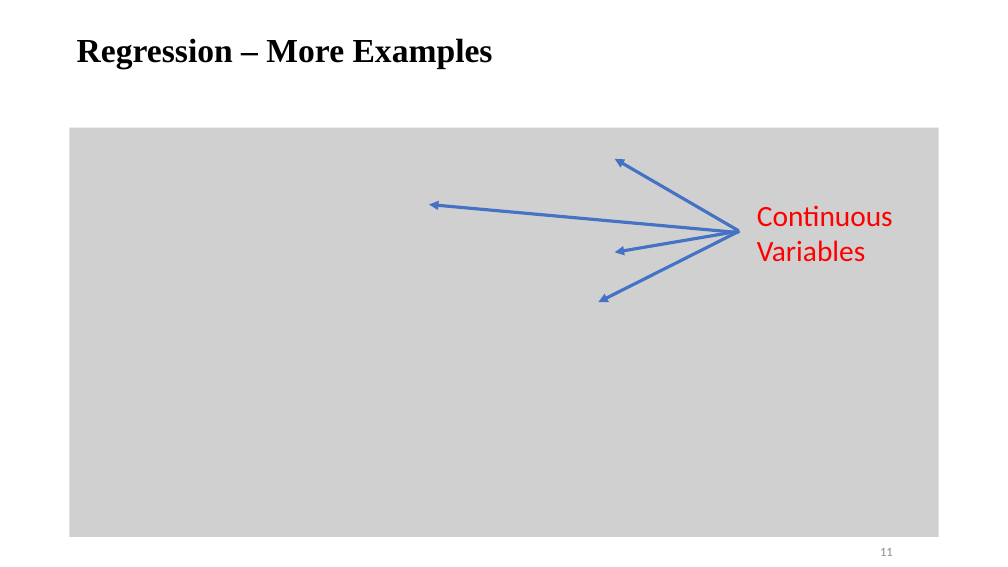
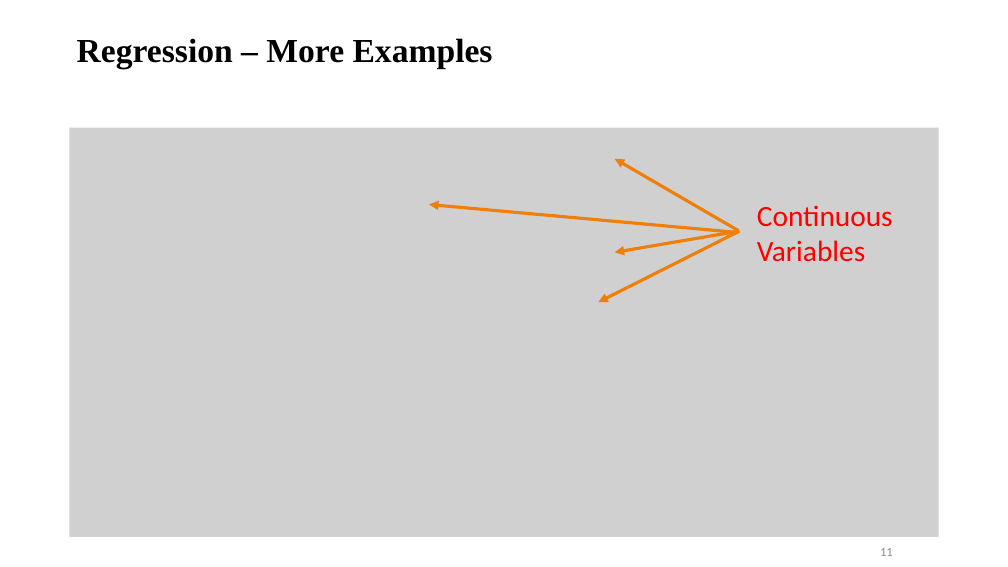
Before and after one commit to qahtanaa/qahtanaa.wep_mlb_24.io, a slide deck: slide 11 of lectures/day_2/WEP24_Day2_Regression.pptx. Drawn at 1008x567 pixels with LibreOffice and Linux fonts; fonts in the diff are those of the drawing; grey boxes stand for pictures; background and template pictures are left out. Boxes give left, top, right and bottom in pixels: in the first picture for what was removed or moved away, otherwise in the second. Text is boxed around its words. In the diff, an @@ line names an element or a change of style, - is before the commit and + after.

```diff
--- a/lectures/day_2/WEP24_Day2_Regression.pptx
+++ b/lectures/day_2/WEP24_Day2_Regression.pptx
@@ arrow (739, 231) - (615, 159): stroke #4472C4 3 pt to #F07F09 3 pt @@
@@ arrow (739, 233) - (430, 205): stroke #4472C4 3 pt to #F07F09 3 pt @@
@@ arrow (740, 231) - (598, 302): stroke #4472C4 3 pt to #F07F09 3 pt @@
@@ arrow (736, 232) - (615, 253): stroke #4472C4 3 pt to #F07F09 3 pt @@
```
Also in this commit, not shown: 6 other slides changed, 2 slides added, 2 slides removed, 2 other files.
